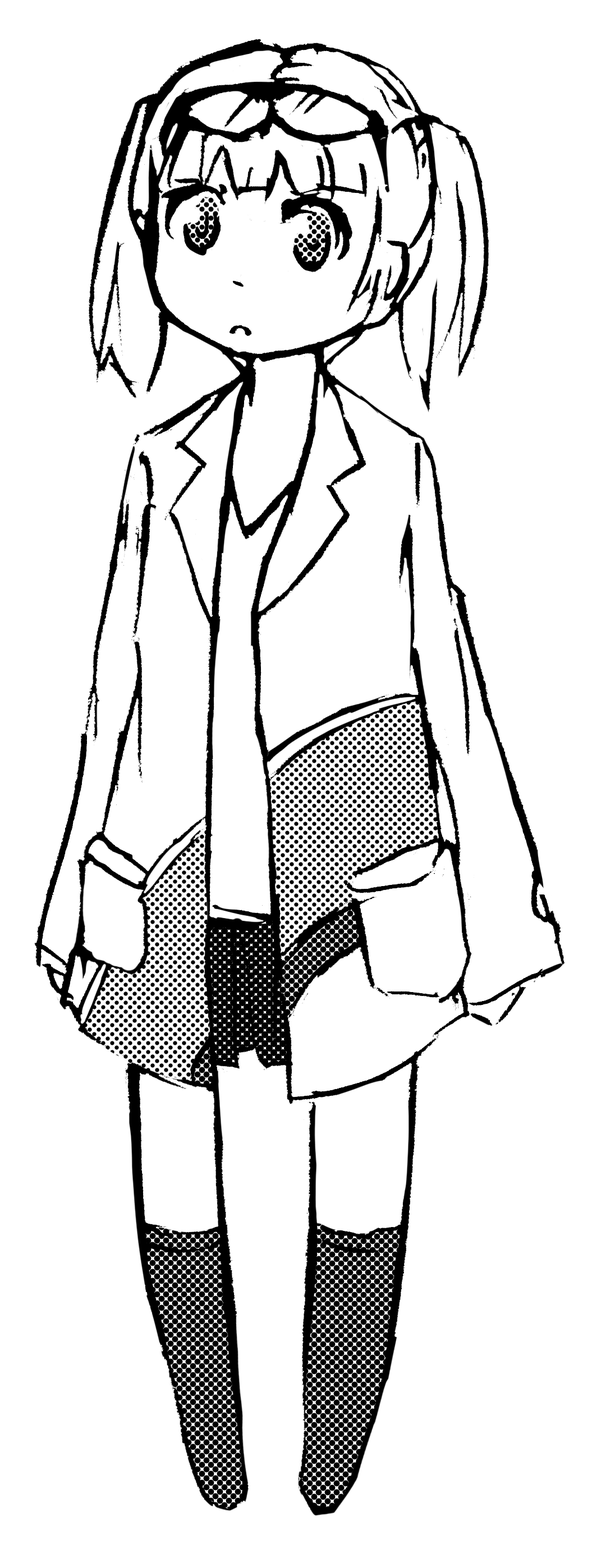
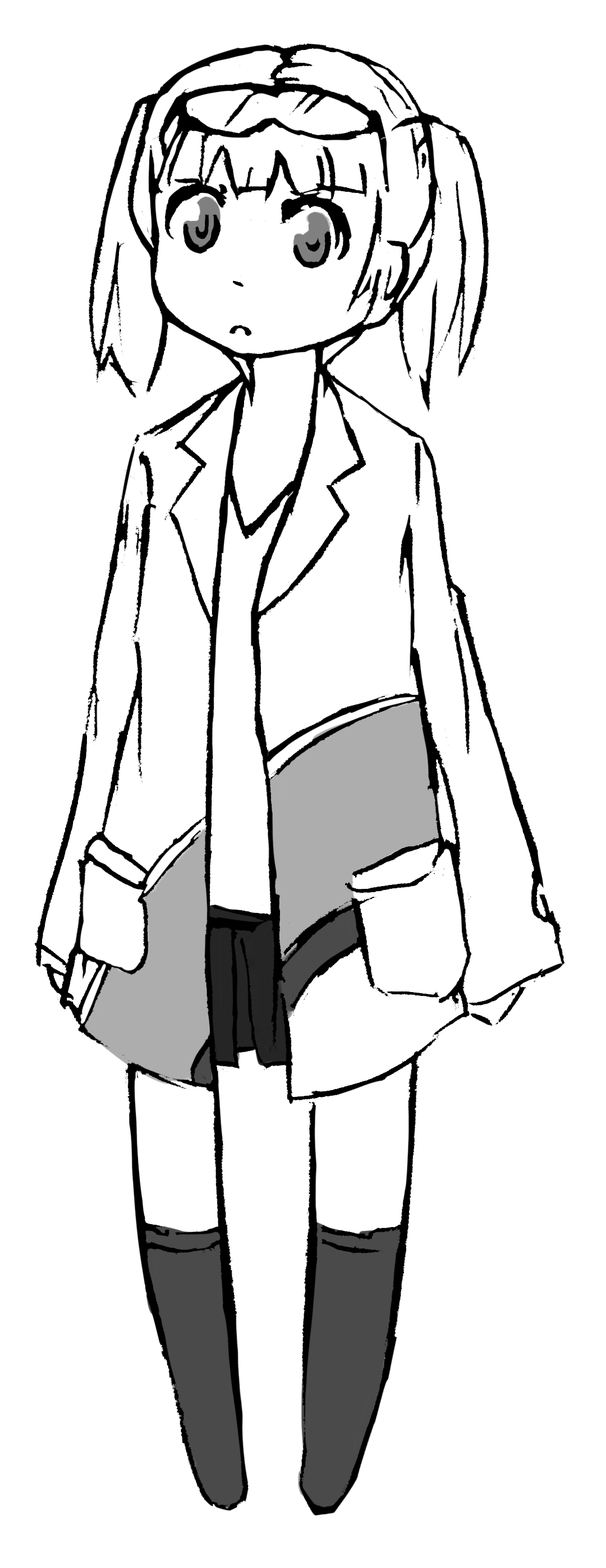
Comparing the layer stacks of the two 606 x 1568 images. Changes:
painted on "レイヤー 2" over [82, 196, 442, 1508]
painted on "レイヤー 1" over [75, 38, 472, 1219]
